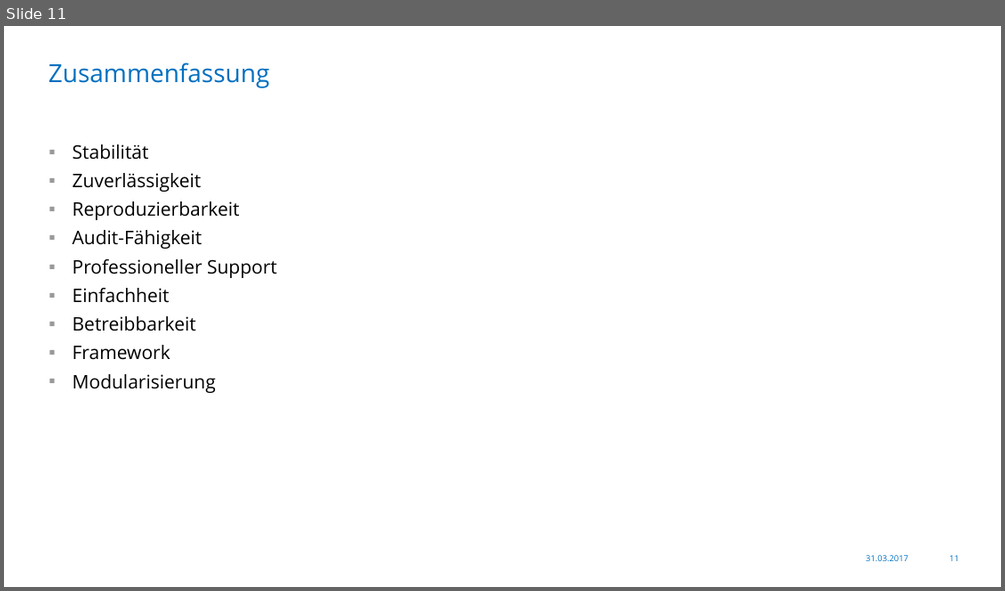
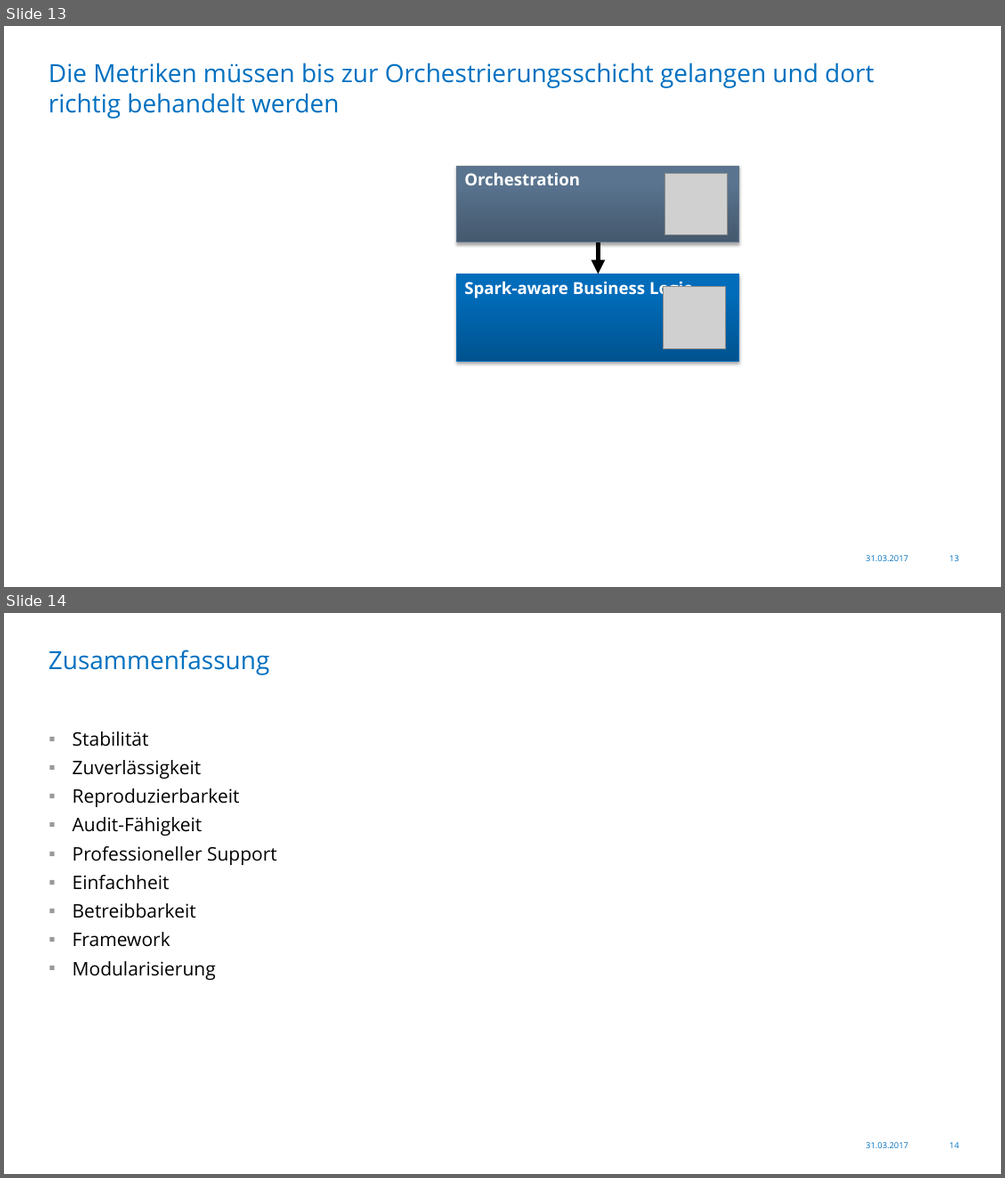
Before and after one commit to Skamandros/jug-saxony-workshop, a slide deck: src/slides/resources/2017-03-31-JUG-Saxony-Workshop-de.pptx. Shown one above the other, each under a label of ours: slide 11 before the commit, slides 13 and 14 after it. The pictures are 1005x591 and 1005x1178 pixels, drawn with LibreOffice and Linux fonts; fonts in the diff are those of the drawing; grey boxes stand for pictures; background and template pictures are left out. Boxes give left, top, right and bottom in pixels: in the first picture for what was removed or moved away, otherwise in the second. Text is boxed around its words. In the diff, an @@ line names an element or a change of style, - is before the commit and + after.

```diff
--- a/src/slides/resources/2017-03-31-JUG-Saxony-Workshop-de.pptx
+++ b/src/slides/resources/2017-03-31-JUG-Saxony-Workshop-de.pptx
@@ slide 13 added at (x1=4, y1=26, x2=1001, y2=587), background #FFFFFF; not listed: 2 template elements that a slide beside it also shows @@
@@ title added at (x1=48, y1=62, x2=874, y2=119), 24 pt, text #0070C0 @@
+Die Metriken müssen bis zur Orchestrierungsschicht gelangen und dort richtig behandelt werden
@@ rectangle added at (x1=457, y1=166, x2=739, y2=242), fill gradient #46596F to #5B7490 to #5A7491, outline #61758C 0.75 pt, 16 pt, text #FFFFFF, bold @@
+Orchestration
@@ picture added at (x1=665, y1=174, x2=727, y2=235) @@
@@ arrow added from (598, 242) to (598, 273), #000000 4.5 pt @@
@@ rectangle added at (x1=457, y1=273, x2=739, y2=361), fill gradient #00548F to #006DBA to #006DBB, outline #006EBC 0.75 pt, 16 pt, text #FFFFFF, bold @@
+Spark-aware Business Logic
@@ picture added at (x1=663, y1=286, x2=726, y2=348) @@
@@ what was slide 11 is now slide 14 @@
@@ page number at (x1=949, y1=1142, x2=959, y2=1148): text changed @@
-11
+14
```
Also in this commit, not shown: 1 slide changed, 2 other slides added, 1 slide removed.
